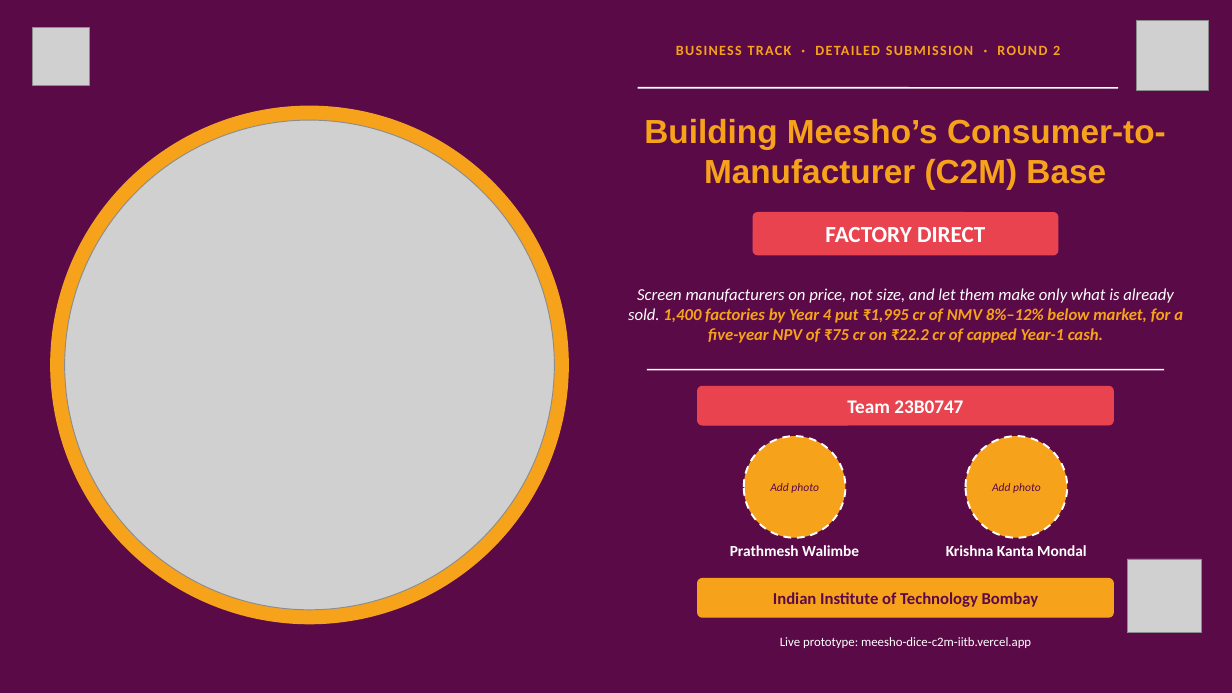
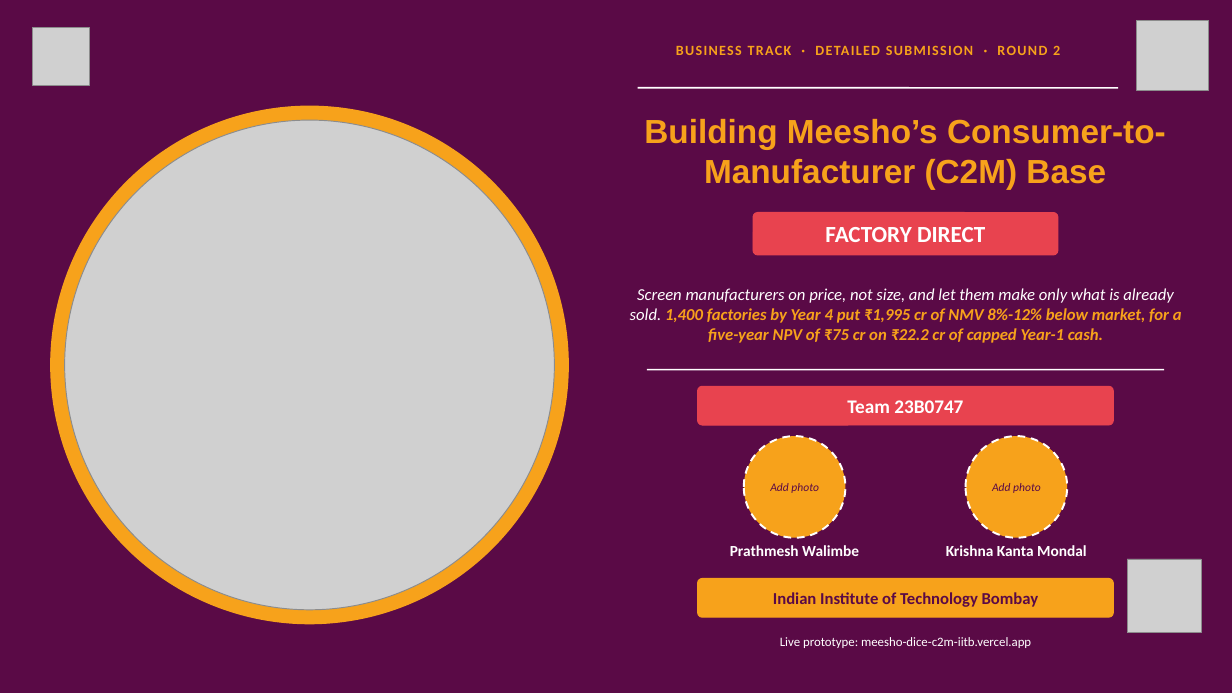
Before and after one commit to Prathmesh-28/meesho-dice-s3-c2m, a slide deck: slide 1 of 02_round2_detailed_submission/deck/meesho_dice_round2.pptx. Drawn at 1232x693 pixels with LibreOffice and Linux fonts; fonts in the diff are those of the drawing; grey boxes stand for pictures. Boxes give left, top, right and bottom in pixels: in the first picture for what was removed or moved away, otherwise in the second. Text is boxed around its words. In the diff, an @@ line names an element or a change of style, - is before the commit and + after.

```diff
--- a/02_round2_detailed_submission/deck/meesho_dice_round2.pptx
+++ b/02_round2_detailed_submission/deck/meesho_dice_round2.pptx
@@ text at (630, 288, 1182, 343): text changed @@
-Screen manufacturers on price, not size, and let them make only what is already sold. 1,400 factories by Year 4 put ₹1,995 cr of NMV 8%–12% below market, for a five-year NPV of ₹75 cr on ₹22.2 cr of capped Year-1 cash.
+Screen manufacturers on price, not size, and let them make only what is already sold. 1,400 factories by Year 4 put ₹1,995 cr of NMV 8%-12% below market, for a five-year NPV of ₹75 cr on ₹22.2 cr of capped Year-1 cash.
```
Also in this commit, not shown: 13 other slides changed, 1 slide added, 1 slide removed, 39 other files.
